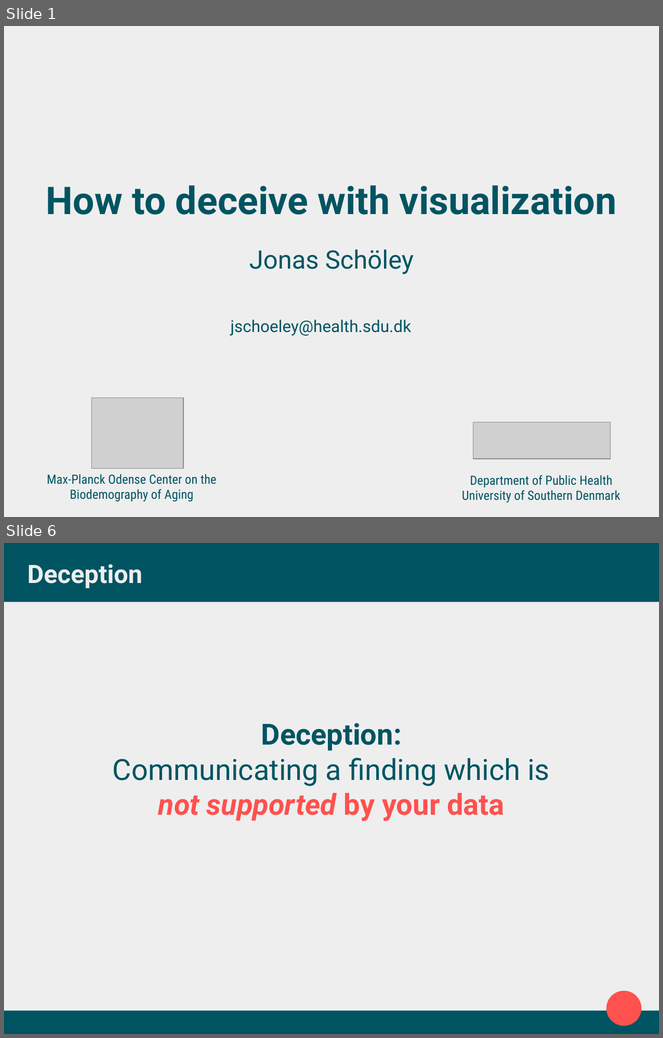
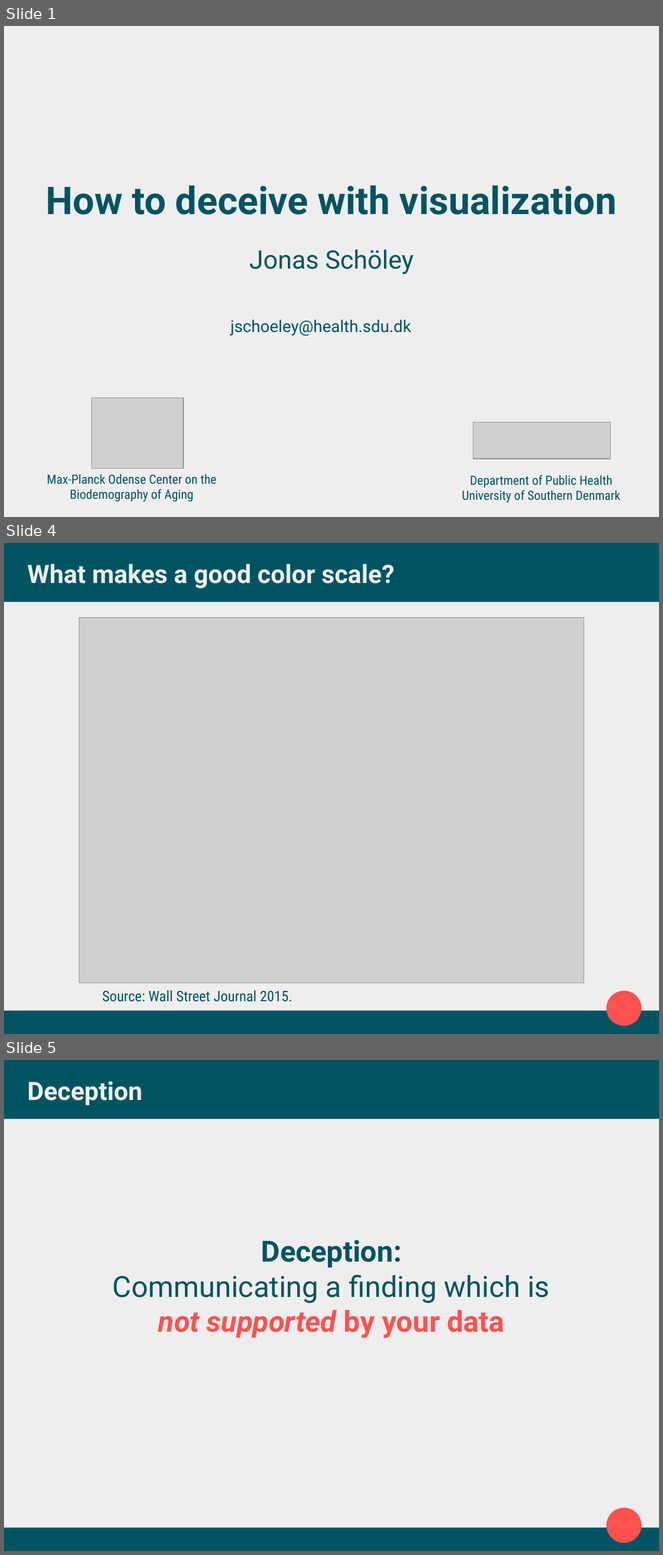
Before and after one commit to jschoeley/2016-edsd-viz, a slide deck: 1-deception/1-how_to_deceive_with_visualization.odp. Shown one above the other, each under a label of ours: slides 1 and 6 before the commit, slides 1, 4 and 5 after it; the slides between them are not shown. The pictures are 663x1038 and 663x1555 pixels, drawn with LibreOffice and Linux fonts; fonts in the diff are those of the drawing; grey boxes stand for pictures. Boxes give left, top, right and bottom in pixels: in the first picture for what was removed or moved away, otherwise in the second. Text is boxed around its words. In the diff, an @@ line names an element or a change of style, - is before the commit and + after.

```diff
--- a/1-deception/1-how_to_deceive_with_visualization.odp
+++ b/1-deception/1-how_to_deceive_with_visualization.odp
@@ slide 4 added at (4,543,659,1034), background #EEEEEE; not listed: 3 template elements that a slide beside it also shows @@
@@ title added at (27,564,395,588), 27.9 pt, text #EEEEEE, bold @@
+What makes a good color scale?
@@ picture added at (79,618,584,983) @@
@@ text added at (102,991,293,1002), 16 pt, text #005462 @@
+Source: Wall Street Journal 2015.
@@ what was slide 6 is now slide 5 @@
```
Also in this commit, not shown: 1 slide changed, 2 other slides added, 4 slides removed, 6 other files.
